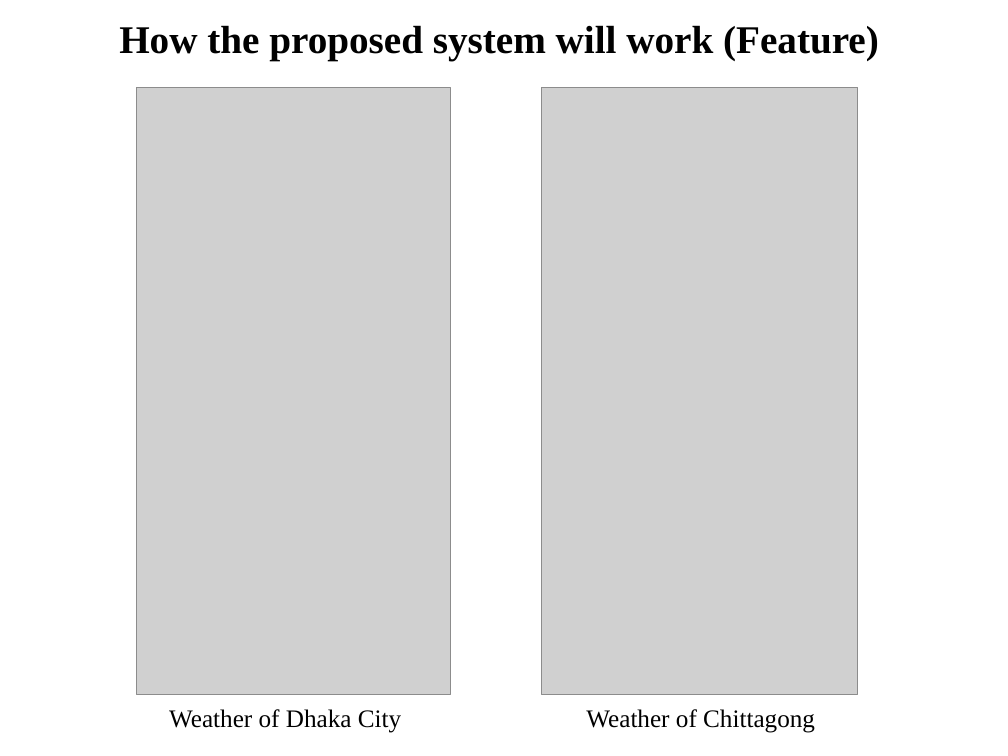
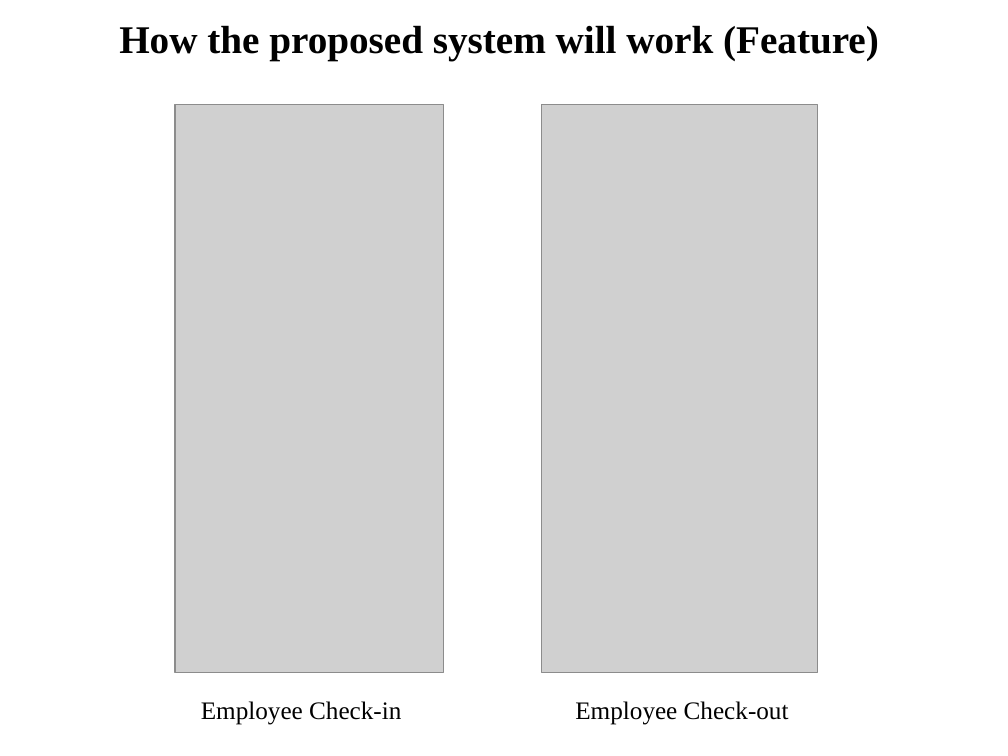
Before and after one commit to RedwanSharafatKabir/Track_Me, a slide deck: slide 8 of Track_Me Documents/EUB-APGT.pptx. Drawn at 1008x756 pixels with LibreOffice and Linux fonts; fonts in the diff are those of the drawing; grey boxes stand for pictures. Boxes give left, top, right and bottom in pixels: in the first picture for what was removed or moved away, otherwise in the second. Text is boxed around its words. In the diff, an @@ line names an element or a change of style, - is before the commit and + after.

```diff
--- a/Track_Me Documents/EUB-APGT.pptx
+++ b/Track_Me Documents/EUB-APGT.pptx
@@ picture: place and size @@
-picture at (137, 87, 451, 694)
+picture at (175, 105, 445, 672)
@@ picture: place and size @@
-picture at (541, 87, 858, 694)
+picture at (541, 105, 817, 672)
@@ text at (201, 701, 401, 725): text changed @@
-Weather of Dhaka City
+Employee Check-in
@@ text added at (575, 701, 789, 725), 18 pt, text #000000 @@
+Employee Check-out
@@ text removed at (586, 709, 815, 733) @@
-Weather of Chittagong
```
Also in this commit, not shown: 7 other slides changed, 3 slides added, 3 slides removed, 5 other files.
